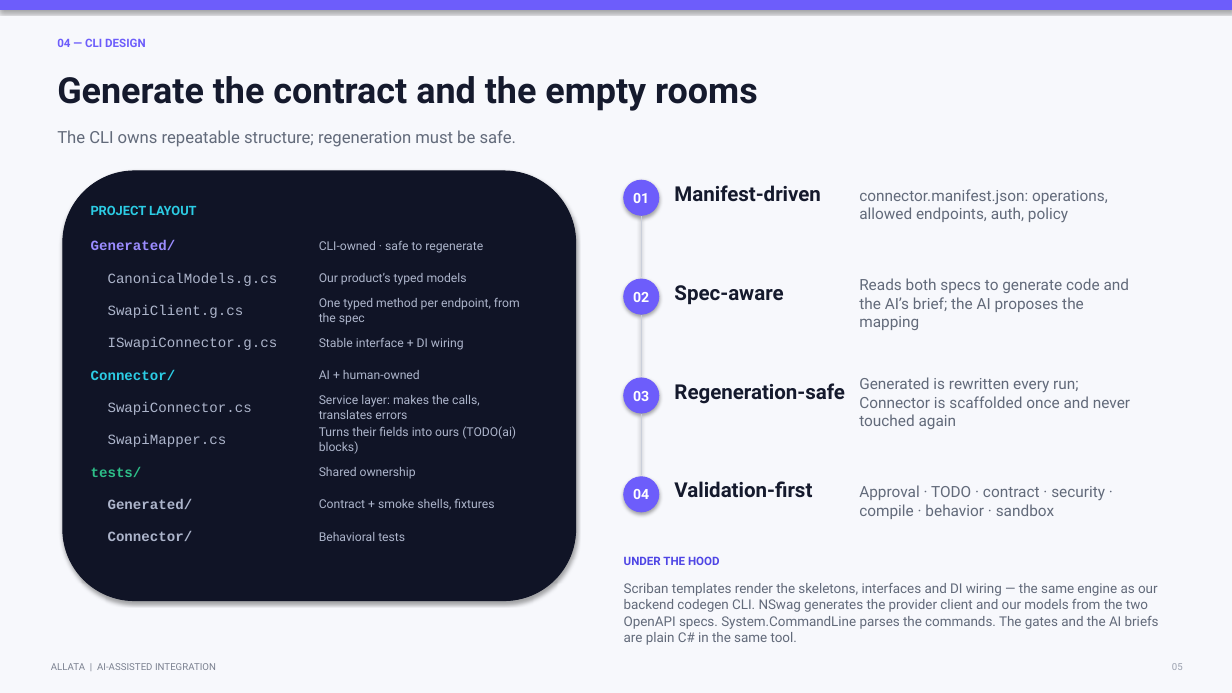
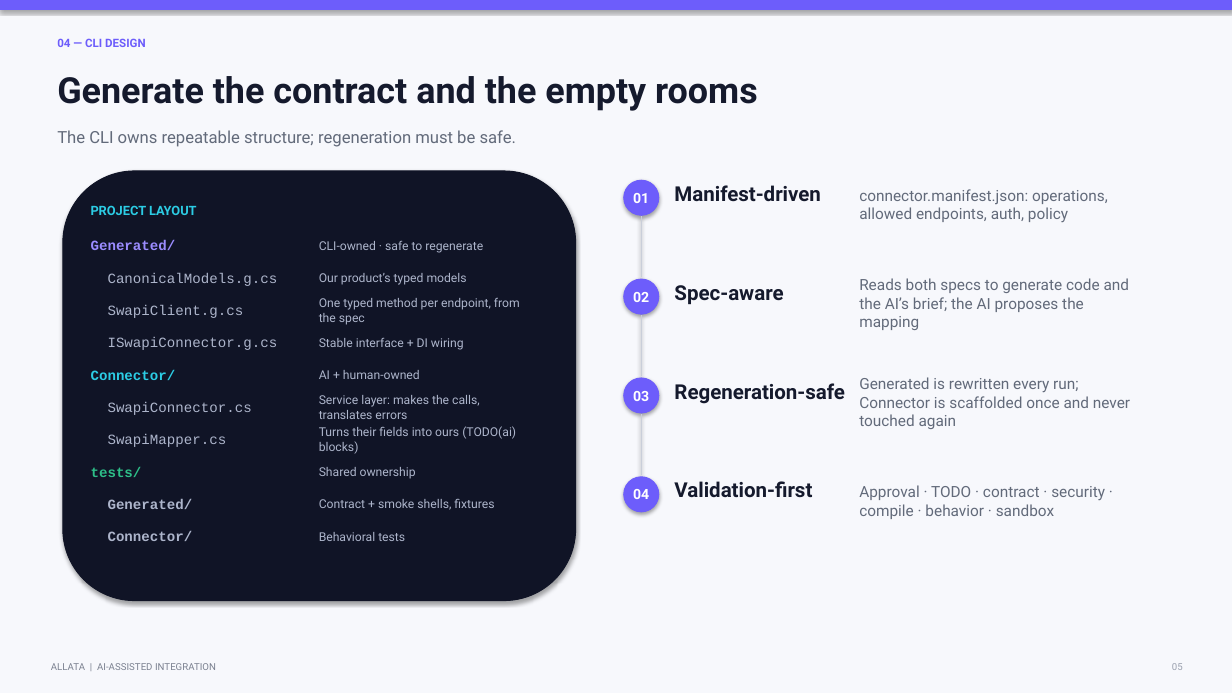
Before and after one commit to Ajscheuer/integration-factory-demo, a slide deck: slide 5 of AI_Assisted_API_Integration_Factory.pptx. Drawn at 1232x693 pixels with LibreOffice and Linux fonts; fonts in the diff are those of the drawing. Boxes give left, top, right and bottom in pixels: in the first picture for what was removed or moved away, otherwise in the second. Text is boxed around its words. In the diff, an @@ line names an element or a change of style, - is before the commit and + after.

```diff
--- a/AI_Assisted_API_Integration_Factory.pptx
+++ b/AI_Assisted_API_Integration_Factory.pptx
@@ text removed at (624,556,720,565) @@
-UNDER THE HOOD
@@ text removed at (624,583,1159,645) @@
-Scriban templates render the skeletons, interfaces and DI wiring — the same engine as our backend codegen CLI. NSwag generates the provider client and our models from the two OpenAPI specs. System.CommandLine parses the commands. The gates and the AI briefs are plain C# in the same tool.
```
Also in this commit, not shown: 1 other slide changed, 5 slides removed, 2 other files.
